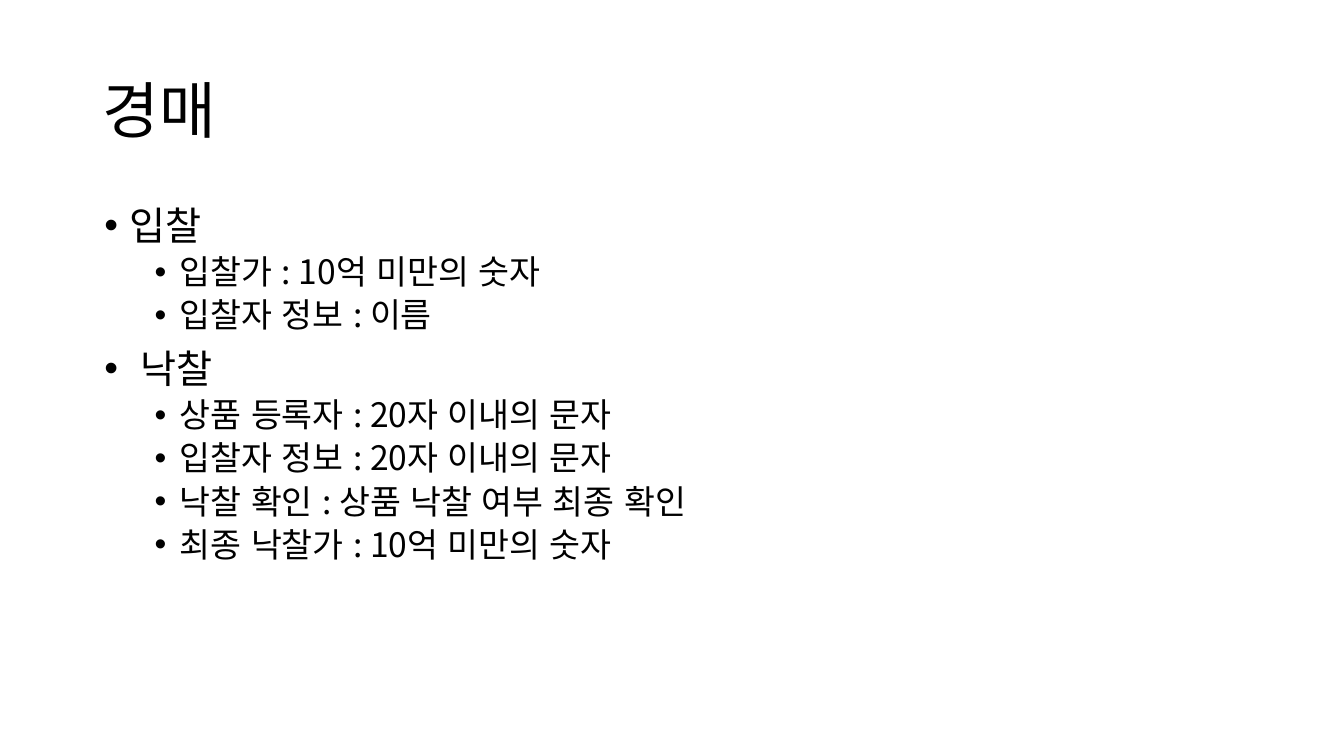
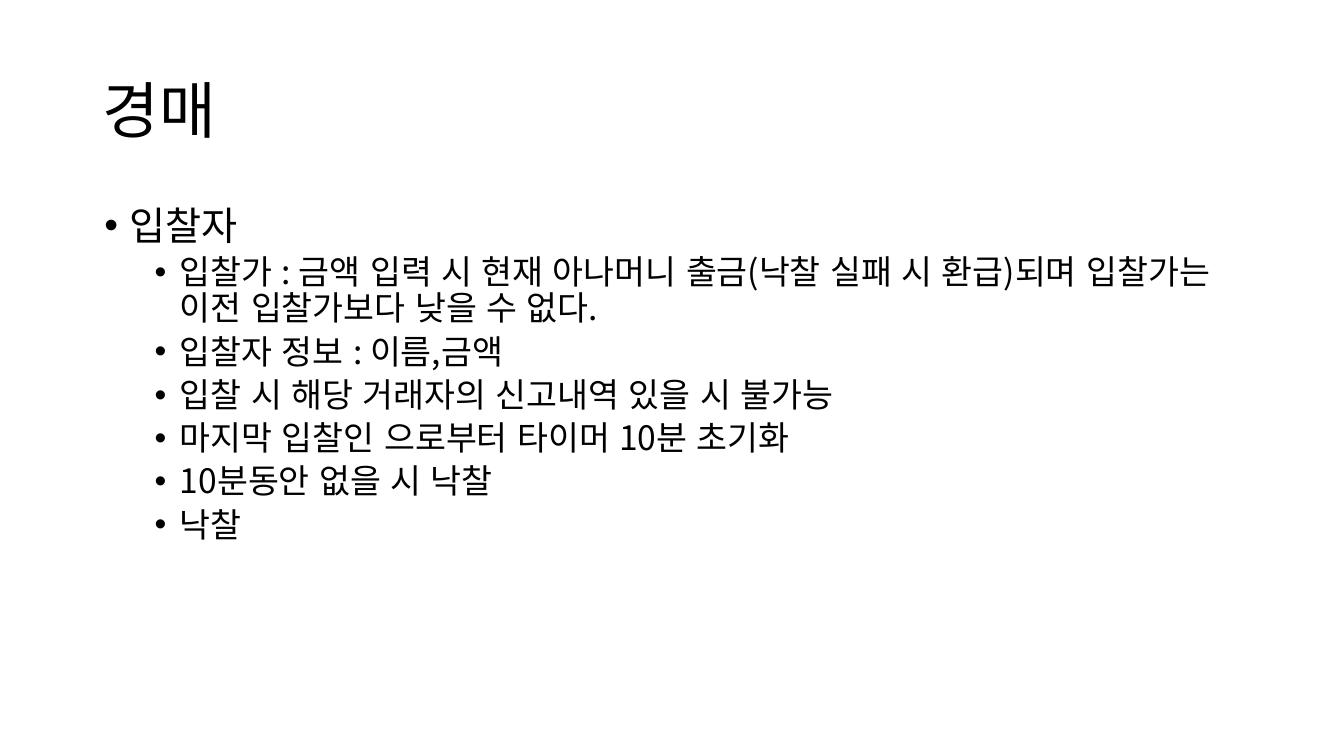
Before and after one commit to Singan/anabada-project, a slide deck: slide 8 of ppt/요구사항 명세서.pptx (slide 7 before the commit). Drawn at 1344x756 pixels with LibreOffice and Linux fonts; fonts in the diff are those of the drawing. Boxes give left, top, right and bottom in pixels: in the first picture for what was removed or moved away, otherwise in the second. Text is boxed around its words. In the diff, an @@ line names an element or a change of style, - is before the commit and + after.

```diff
--- a/ppt/요구사항 명세서.pptx
+++ b/ppt/요구사항 명세서.pptx
@@ text at <box>129,207,1210,496</box>: text changed @@
-• 입찰
-  • 입찰가 : 10억 미만의 숫자
-  • 입찰자 정보 : 이름
+• 입찰자
+  • 입찰가 : 금액 입력 시 현재 아나머니 출금(낙찰 실패 시 환급)되며 입찰가는 이전 입찰가보다 낮을 수 없다.
+  • 입찰자 정보 : 이름,금액
+  • 입찰 시 해당 거래자의 신고내역 있을 시 불가능
+  • 마지막 입찰인 으로부터 타이머 10분 초기화
+  • 10분동안 없을 시 낙찰
@@ text at <box>180,399,686,560</box>: paragraphs removed @@
-  • 상품 등록자 : 20자 이내의 문자
-  • 입찰자 정보 : 20자 이내의 문자
-  • 낙찰 확인 : 상품 낙찰 여부 최종 확인
-  • 최종 낙찰가 : 10억 미만의 숫자
@@ text at <box>180,509,242,540</box>: size 28 to 24 pt in "낙찰"; list level 1 to 2 in "낙찰" @@
```
Also in this commit, not shown: 10 other slides changed, 4 slides added.
